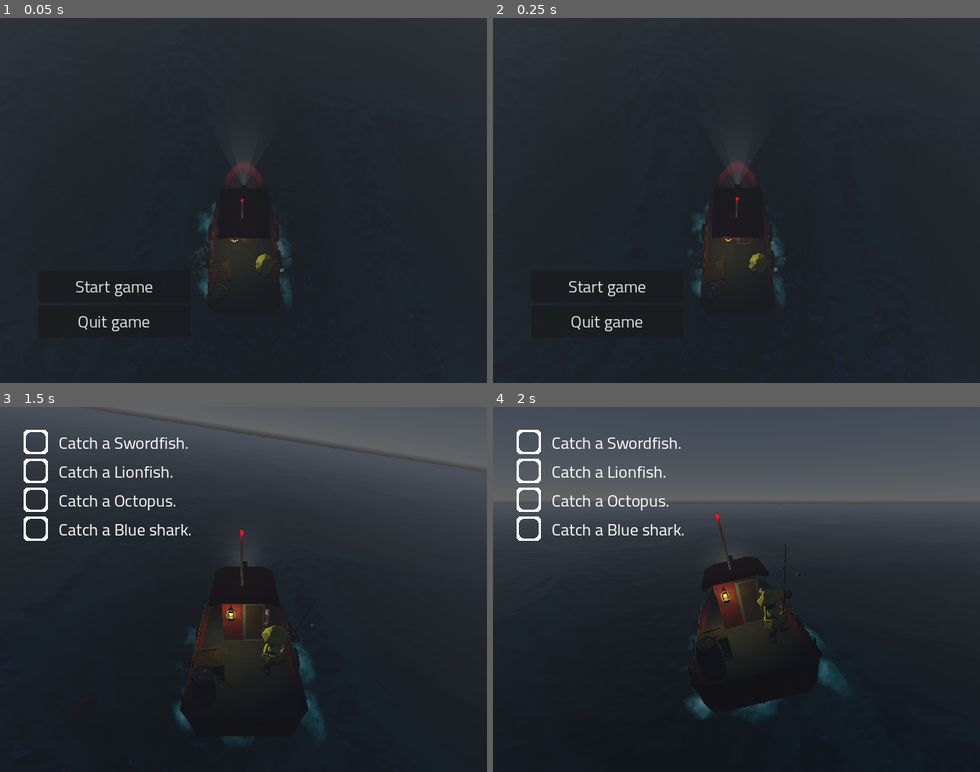
Above: before the commit, frames 1-4 (two rows, left to right).
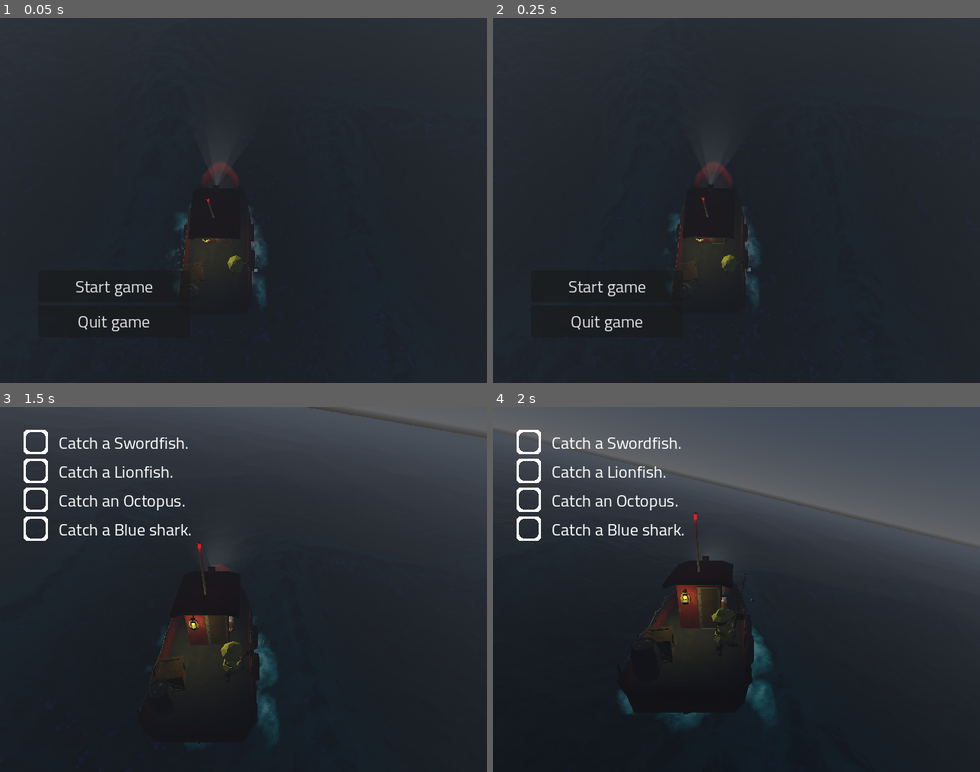
Above: after the commit, the same moments.

Repository: qkas/FGJ2025
Game: Godot game, scene res://scenes/main.tscn
Same seed, same stepped clock (60 frames per second), same inputs: the game is played once before the commit and once after it.
Inputs (mouse positions are in pixels of both pictures, inside the frame that each line leads up to):
- Up to frame 1 (0.05 s): no input
- Up to frame 2 (0.25 s): no input
- Up to frame 3 (1.5 s): click "Start game" at 0.5 s; move the mouse to (350, 571) at 1.27 s; hold D (right) from 1.28 s (still down); tap C (camera_switch) at 1.35 s
- Up to frame 4 (2 s): keep holding D (right); tap Space (fish) at 1.55 s

The runs differ from the first frame. In frame 1, 1.5% of the frame differs, in the area x 36-60%, y 38-79%; in frame 2, 1.5%; in frame 3, 5.2%; in frame 4, 9.0%, in the area x 0-100%, y 3-88%.
Error before the commit: Invalid call. Nonexistent function 'check_distance' in base 'RigidBody3D (boat.gd)'. (res://scenes/main.gd:16)

Commit message:
Added camera x movement and fixed hook throw

Diff:
--- a/entities/boat/boat.gd
+++ b/entities/boat/boat.gd
@@ -17,6 +17,8 @@
 
 @onready var foam_camera: Node3D = $"../FoamViewport/Base"
 
+const mouse_sens: float = 1.6
+
 const ACCELERATION: float = 6.0
 const MAX_SPEED: float = 10.0
 const TURN_SPEED: float = 5.0
@@ -27,6 +29,10 @@
 var turn_input: float = 0.0
 
 var is_input_enabled: bool = false
+
+func _input(event: InputEvent) -> void:
+	if event is InputEventMouseMotion and $/root/Main.game_started:
+		camera_holder.rotate_y(deg_to_rad(-event.relative.x * mouse_sens) * 0.1)
 
 func _ready():
 	await get_tree().process_frame
@@ -62,7 +68,7 @@
 	if linear_velocity.length() > MAX_SPEED:
 		linear_velocity = linear_velocity.normalized() * MAX_SPEED
 
-func _process(delta: float) -> void:
+func _process(_delta: float) -> void:
 	camera_holder.global_rotation.z = 0
 
 func _physics_process(_delta):
--- a/entities/boat/boat.tscn
+++ b/entities/boat/boat.tscn
@@ -29,12 +29,12 @@
 "times": PackedFloat32Array(0),
 "transitions": PackedFloat32Array(1),
 "update": 0,
-"values": [Vector3(0, 20, 3)]
+"values": [Vector3(2, 20, 3)]
 }
 
 [sub_resource type="Animation" id="Animation_dav00"]
 resource_name = "initialize"
-length = 1.25
+length = 1.5
 tracks/0/type = "value"
 tracks/0/imported = false
 tracks/0/enabled = true
@@ -42,10 +42,10 @@
 tracks/0/interp = 1
 tracks/0/loop_wrap = true
 tracks/0/keys = {
-"times": PackedFloat32Array(0, 1.23333),
+"times": PackedFloat32Array(0, 1.5),
 "transitions": PackedFloat32Array(1, 1),
 "update": 0,
-"values": [Vector3(0, 20, 3), Vector3(0, 8, 10)]
+"values": [Vector3(2, 20, 3), Vector3(2, 8, 10)]
 }
 tracks/1/type = "value"
 tracks/1/imported = false
@@ -54,7 +54,7 @@
 tracks/1/interp = 1
 tracks/1/loop_wrap = true
 tracks/1/keys = {
-"times": PackedFloat32Array(0, 1.23333),
+"times": PackedFloat32Array(0, 1.5),
 "transitions": PackedFloat32Array(1, 1),
 "update": 0,
 "values": [Vector3(-1.13446, 0, 0), Vector3(-0.349066, 0, 0)]
@@ -118,7 +118,7 @@
 light_energy = 3.586
 
 [node name="CameraHolder" type="Node3D" parent="."]
-transform = Transform3D(1, 0, 0, 0, 0.422622, 0.906306, 0, -0.906306, 0.422622, 0, 20, 3)
+transform = Transform3D(1, 0, 0, 0, 0.422622, 0.906306, 0, -0.906306, 0.422622, 2, 20, 3)
 top_level = true
 
 [node name="Camera3D" type="Camera3D" parent="CameraHolder"]
--- a/entities/bobber/bobber.gd
+++ b/entities/bobber/bobber.gd
@@ -9,13 +9,14 @@
 var is_flying: bool = false
 
 # An incredibly simple showcase of the buoyancy
-func _physics_process(delta: float) -> void:
+func _physics_process(_delta: float) -> void:
 	var _water_height = water_manager.calc_water_height(global_position)
 
 	if global_position.y <= _water_height:
 		if is_flying:
 			is_flying = false
 			on_bobber_landed.emit()
-		global_position.y = _water_height + 0.1
-		linear_velocity.x = 0
-		linear_velocity.z = 0
+		else:
+			global_position.y = _water_height + 0.1
+			linear_velocity.x = 0
+			linear_velocity.z = 0
--- a/entities/fisher/fisher.gd
+++ b/entities/fisher/fisher.gd
@@ -4,7 +4,7 @@
 @onready var bobber: RigidBody3D = $Armature/Skeleton3D/BoneAttachment3D/FishingRod/Bobber
 @onready var bobber_initial_position: Vector3 = bobber.position
 
-var cast_strength : float = 2.2
+var cast_strength : float = 4.5
 
 var timer_range_min: float = 3
 var timer_range_max: float = 12
@@ -12,7 +12,7 @@
 func _input(_event: InputEvent) -> void:
 	# if not $/root/Main.is_game_active:
 	#	return
-	if Input.is_action_just_pressed("fish"):
+	if Input.is_action_just_pressed("fish") and $/root/Main.game_started:
 		var curr_anim = animation_player.current_animation
 		if curr_anim == 'fishing_idle':
 			animation_player.play("fishing_cast")
@@ -25,11 +25,13 @@
 	bobber.is_flying = false
 	bobber.freeze = true
 	bobber.position = bobber_initial_position
+	bobber.reparent(self)
 
 func reel_hook() -> void:
 	pass
 
 func throw_hook() -> void:
+	bobber.reparent(get_tree().root)
 	bobber.freeze = false
 	bobber.is_flying = true
 	var global_direction = global_transform.basis * Vector3(0, 2, -1)
@@ -38,12 +40,7 @@
 func start_timer() -> void: # called on bobber landed
 	$FishingTimer.start(randf_range(timer_range_min, timer_range_max))
 
-func get_random_fish() -> void:
-	pass
-
 func _on_animation_player_animation_finished(anim_name: StringName) -> void:
-	if anim_name == 'fishing_cast':
-		animation_player
 	if anim_name == 'fishing_reel':
 		cancel_fishing()
 		$/root/Game.get_random_fish()
--- a/entities/fisher/fisher.tscn
+++ b/entities/fisher/fisher.tscn
@@ -7,6 +7,9 @@
 
 [node name="Fisher" instance=ExtResource("1_if161")]
 script = ExtResource("2_g4r6x")
+
+[node name="Armature" parent="." index="0"]
+transform = Transform3D(-0.009, -1.35896e-09, 5.94021e-17, 0, -3.93402e-10, -0.009, 1.35896e-09, -0.009, 3.93402e-10, 0, 0, 0)
 
 [node name="Skeleton3D" parent="Armature" index="0"]
 bones/0/position = Vector3(-0.277962, -3.24982, -107.272)
@@ -53,8 +56,9 @@
 transform = Transform3D(-38.4586, -67.5047, -62.9608, 75.8491, 15.7641, -63.233, 52.6104, -72.0737, 45.1389, 11.106, 14.393, 26.9757)
 
 [node name="Bobber" parent="Armature/Skeleton3D/BoneAttachment3D/FishingRod" index="1" instance=ExtResource("3_p27mk")]
-transform = Transform3D(0.99948, -0.00637507, 0.0316187, 0.0171263, 0.935566, -0.352738, -0.0273319, 0.353095, 0.935189, -0.0082683, 1.74634, -0.708688)
+transform = Transform3D(0.999481, -0.00637507, 0.0316187, 0.0171263, 0.935566, -0.352738, -0.0273319, 0.353095, 0.935189, -0.00597237, 1.83419, -0.704813)
 mass = 1.0
+lock_rotation = true
 buoyancy_power = 2.0
 
 [node name="AnimationPlayer" parent="." index="1"]
@@ -66,6 +70,7 @@
 one_shot = true
 
 [node name="CastingTimer" type="Timer" parent="." index="3"]
+wait_time = 1.45
 one_shot = true
 
 [connection signal="on_bobber_landed" from="Armature/Skeleton3D/BoneAttachment3D/FishingRod/Bobber" to="." method="start_timer"]
--- a/scenes/main.gd
+++ b/scenes/main.gd
@@ -5,20 +5,18 @@
 
 const TASK_ENTRY = preload("res://ui/task_entry.tscn")
 
-const fishes: Array[String] = ['Swordfish', 'Lionfish', 'Octopus', 'Blue shark']
+const fishes: Array[String] = ['a Swordfish', 'a Lionfish', 'an Octopus', 'a Blue shark']
 
 var game_started: bool = false
 
 func _input(_event: InputEvent) -> void:
 	if Input.is_action_just_pressed("exit"):
 		quit_game()
-	if Input.is_action_just_pressed("camera_switch"):
-		$Boat.check_distance()
 
 func _ready() -> void:
 	for fish in fishes:
 		var task_entry = TASK_ENTRY.instantiate()
-		task_entry.set_label("Catch a %s." % fish)
+		task_entry.set_label("Catch %s." % fish)
 		$CanvasLayer/TaskContainer.add_child(task_entry)
 
 func start_game() -> void:
@@ -26,6 +24,7 @@
 	boat.animate_camera()
 	$CanvasLayer/MainMenu.hide()
 	$CanvasLayer/TaskContainer.show()
+	Input.mouse_mode = Input.MOUSE_MODE_CAPTURED
 
 func get_random_fish() -> void:
 	print("fish got got")
--- a/scenes/main.tscn
+++ b/scenes/main.tscn
@@ -25,7 +25,7 @@
 background_mode = 1
 
 [sub_resource type="QuadMesh" id="QuadMesh_ynkkp"]
-size = Vector2(5000, 5000)
+size = Vector2(3000, 3000)
 subdivide_width = 2000
 subdivide_depth = 2000
 
